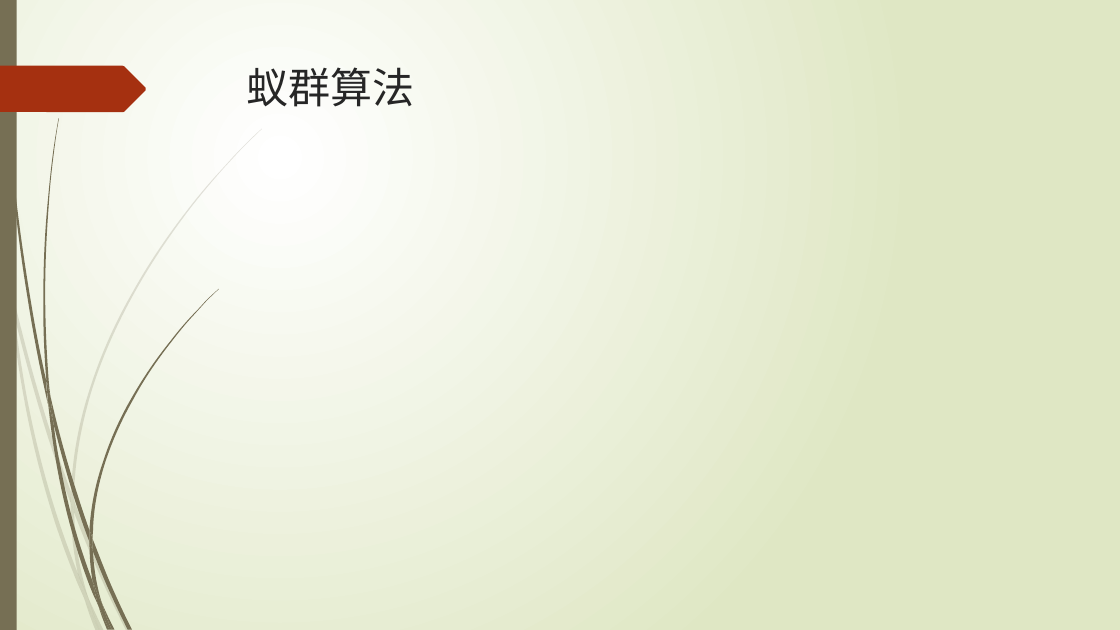
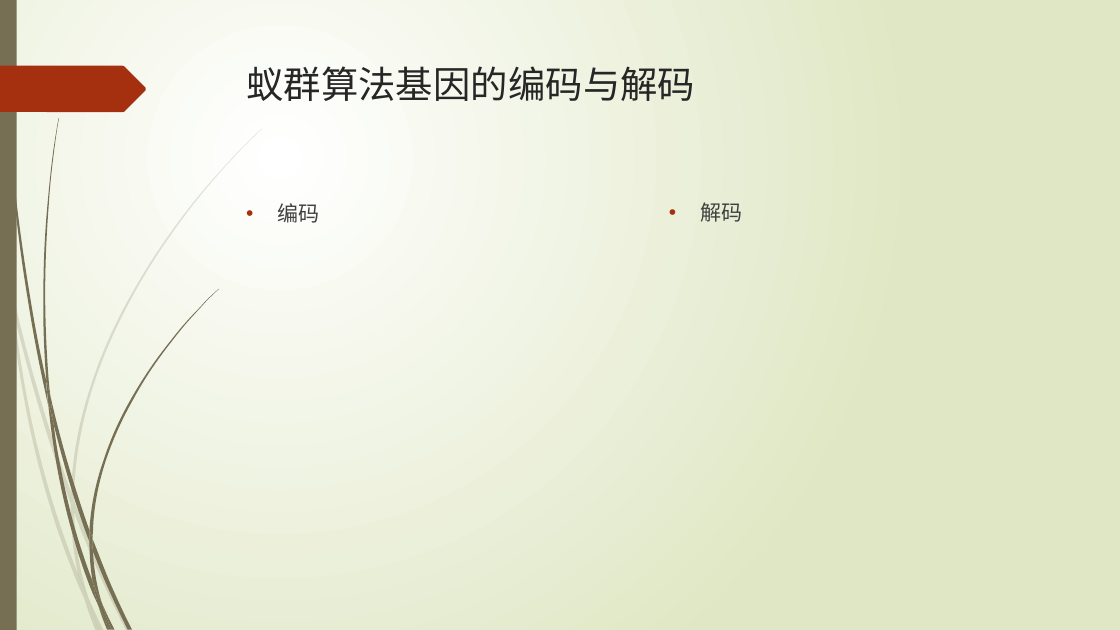
Before and after one commit to sigh0829/ga_aco, a slide deck: slide 8 of src/main/resources/draft/答辩演示文稿.pptx (slide 4 before the commit). Drawn at 1120x630 pixels with LibreOffice and Linux fonts; fonts in the diff are those of the drawing. Boxes give left, top, right and bottom in pixels: in the first picture for what was removed or moved away, otherwise in the second. Text is boxed around its words. In the diff, an @@ line names an element or a change of style, - is before the commit and + after.

```diff
--- a/src/main/resources/draft/答辩演示文稿.pptx
+++ b/src/main/resources/draft/答辩演示文稿.pptx
@@ title at (x1=247, y1=66, x2=696, y2=101): text changed; size 36 to 32 pt @@
-蚁群算法
+蚁群算法基因的编码与解码
@@ text added at (x1=278, y1=203, x2=320, y2=223), 18 pt, text #404040 @@
+• 编码
@@ text added at (x1=700, y1=202, x2=742, y2=222), 18 pt, text #404040 @@
+• 解码
```
Also in this commit, not shown: 1 other slide changed, 5 slides added, 1 slide removed.
